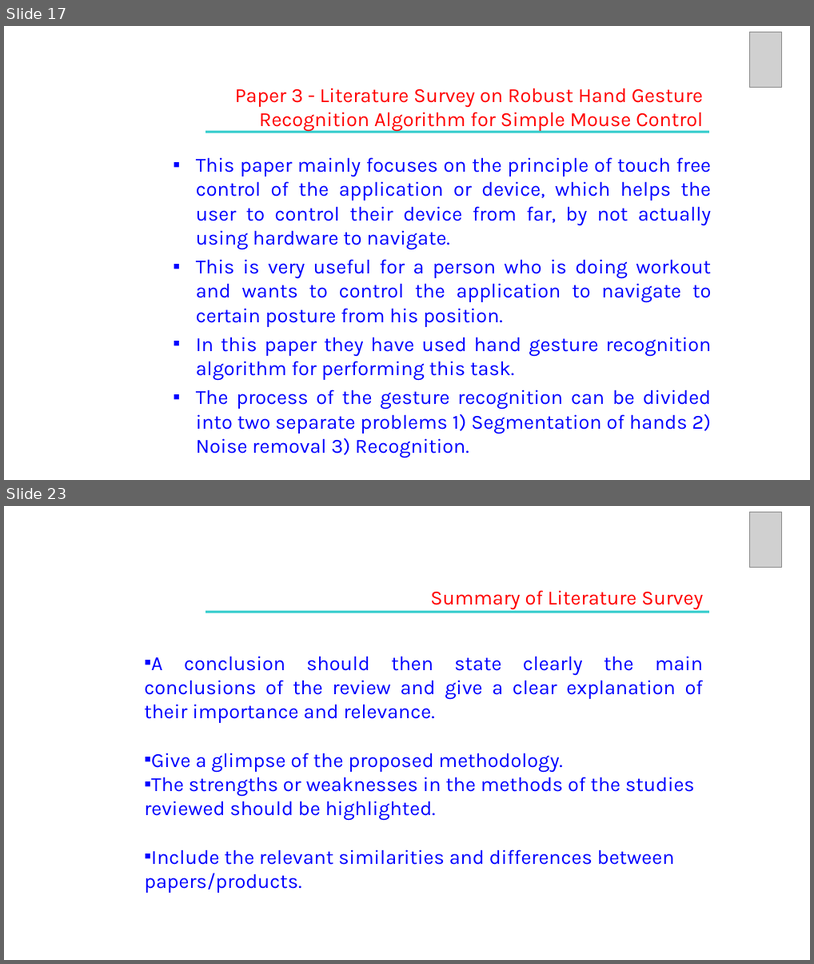
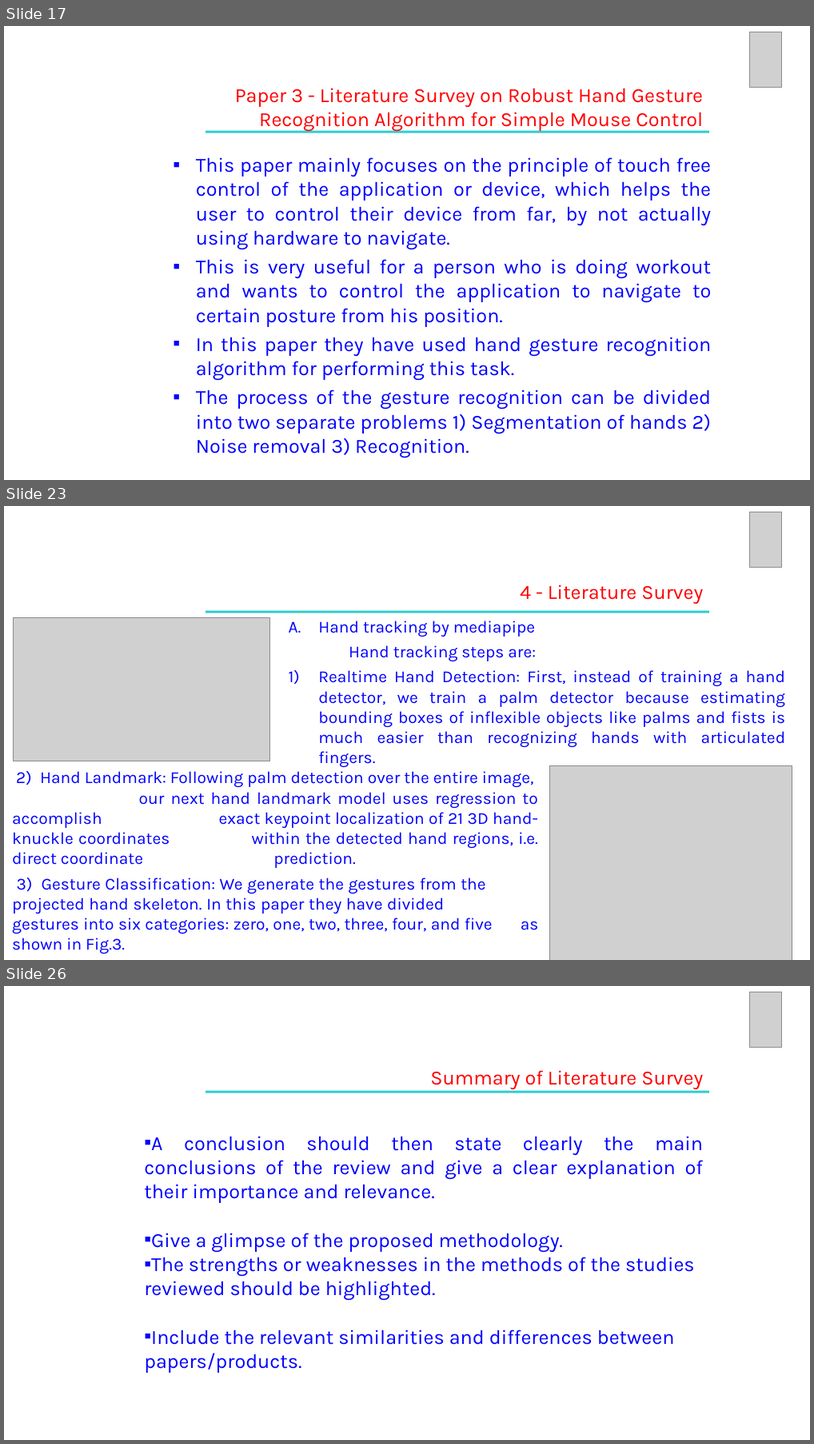
Before and after one commit to VishnuJG/CV-Workout, a slide deck: LiteratureSurvey/UE19CS390A_REVIEW 2.pptx. Shown one above the other, each under a label of ours: slides 17 and 23 before the commit, slides 17, 23 and 26 after it; the slides between them are not shown. The pictures are 814x964 and 814x1444 pixels, drawn with LibreOffice and Linux fonts; fonts in the diff are those of the drawing; grey boxes stand for pictures. Boxes give left, top, right and bottom in pixels: in the first picture for what was removed or moved away, otherwise in the second. Text is boxed around its words. In the diff, an @@ line names an element or a change of style, - is before the commit and + after.

```diff
--- a/LiteratureSurvey/UE19CS390A_REVIEW 2.pptx
+++ b/LiteratureSurvey/UE19CS390A_REVIEW 2.pptx
@@ slide 23 added at [4,506,810,960], background #FFFFFF @@
@@ picture added at [750,512,782,567] @@
@@ text added at [520,584,703,604], 24 pt, text #FF0000 @@
+4 - Literature Survey
@@ picture added at [13,618,270,760] @@
@@ rectangle added at [206,611,710,613], fill #33CCCC @@
@@ text added at [318,620,786,767], 20 pt, text #0000FF @@
+A. Hand tracking by mediapipe
+Hand tracking steps are:
+1) Realtime Hand Detection: First, instead of training a hand detector, we train a palm detector because estimating bounding boxes of inflexible objects like palms and fists is much easier than recognizing hands with articulated fingers.
@@ picture added at [550,765,792,960] @@
@@ text added at [12,771,539,953], 20 pt, text #0000FF @@
+2) Hand Landmark: Following palm detection over the entire image, our next hand landmark model uses regression to accomplish exact keypoint localization of 21 3D hand-knuckle coordinates within the detected hand regions, i.e. direct coordinate prediction.
+3) Gesture Classification: We generate the gestures from the projected hand skeleton. In this paper they have divided gestures into six categories: zero, one, two, three, four, and five as shown in Fig.3.
@@ what was slide 23 is now slide 26 @@
```
Also in this commit, not shown: 6 slides changed, 2 other slides added.
